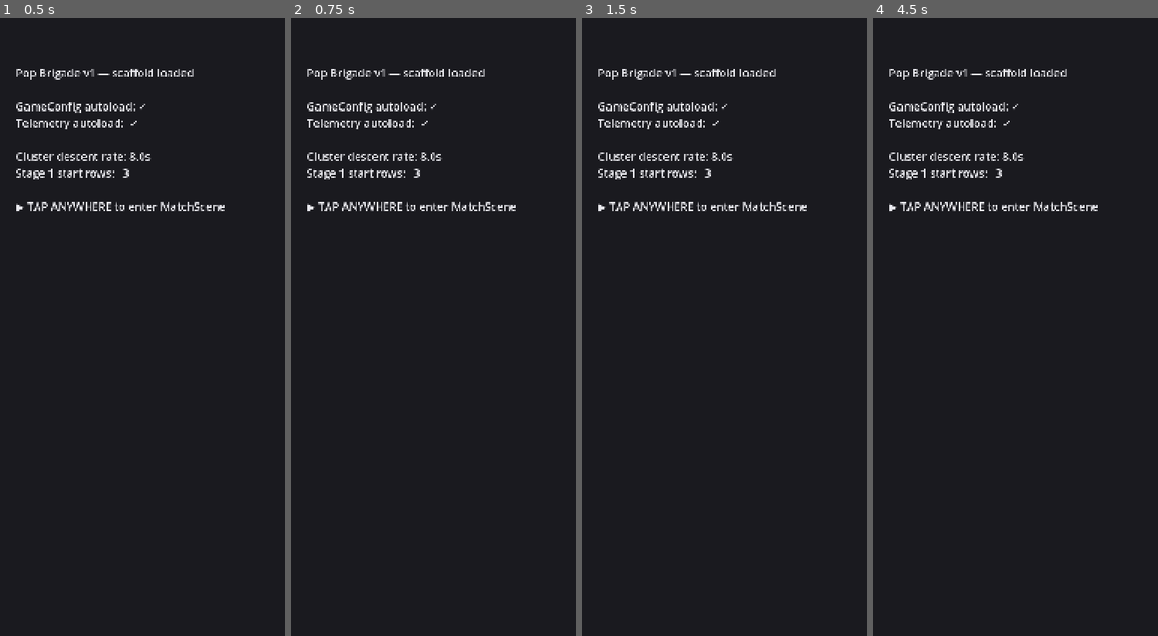
Above: before the commit, frames 1-4 (left to right).
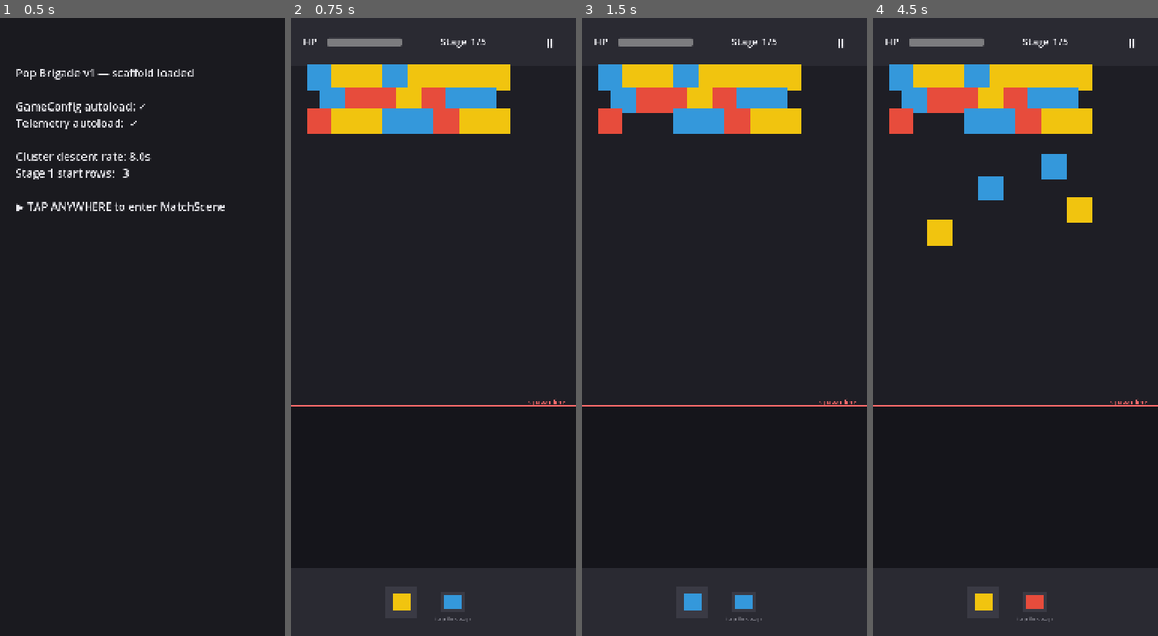
Above: after the commit, the same moments.

Repository: shikhasingh-lg/Pop-Brigade-Prototype
Game: Godot game, scene res://scenes/Main.tscn
Same seed, same stepped clock (60 frames per second), same inputs: the game is played once before the commit and once after it.
Inputs (mouse positions are in pixels of both pictures, inside the frame that each line leads up to):
- Up to frame 1 (0.5 s): no input
- Up to frame 2 (0.75 s): tap Enter at 0.5 s; move the mouse to (496, 296) at 0.52 s; click (496, 296) at 0.67 s
- Up to frame 3 (1.5 s): tap Enter at 1.25 s; drag from (667, 357) to (710, 450) at 1.27 s
- Up to frame 4 (4.5 s): tap Enter every 0.75 s from 2 to 4.25 s; move the mouse to (1044, 191) at 2.02 s; click (1044, 191) at 2.17 s; drag from (1001, 450) to (930, 234) at 2.77 s; move the mouse to (1101, 419) at 3.52 s; click (1101, 419) at 3.67 s; drag from (930, 234) to (972, 172) at 4.27 s

Frame 1 is identical in both runs. In frame 2, 11% of the frame differs, in the area x 0-100%, y 3-98%; in frame 3, 10%; in frame 4, 11%.

Commit message:
W1 polish: input filtering, queue visuals, palette refresh, stage-over latch
- Main: mouse_filter on ColorRect/Label so input reaches scripts; _input over _unhandled_input
- Cannon: handle InputEventMouseButton only (emulate_touch_from_mouse was double-firing)
- Cannon: refresh CurrentBubble/OnDeckBubble ColorRects on queue advance + swap
- Cannon: swap-tap region (on-deck slot) wired
- Cannon: drop cannon-fired color bombs (spec §3.7 says cluster-only on stage 4+)
- Cannon: re-validate current/on-deck against active cluster palette after each shot
- Cluster: get_active_colors() helper for palette filtering
- Cluster: _stage_over latch prevents repeated cluster_reached_lane signals

Diff:
--- a/scenes/Main.tscn
+++ b/scenes/Main.tscn
@@ -10,6 +10,7 @@
 offset_top = 120.0
 offset_right = 680.0
 offset_bottom = 600.0
+mouse_filter = 2
 theme_override_colors/font_color = Color(0.91, 0.91, 0.93, 1)
 theme_override_font_sizes/font_size = 28
 text = "Pop Brigade v1 — loading…"
@@ -17,6 +18,7 @@
 
 [node name="ColorRect" type="ColorRect" parent="."]
 show_behind_parent = true
+mouse_filter = 2
 offset_right = 720.0
 offset_bottom = 1560.0
 color = Color(0.102, 0.102, 0.122, 1)
--- a/scripts/Cannon.gd
+++ b/scripts/Cannon.gd
@@ -27,6 +27,10 @@
 @export var debug_mode: bool = true
 @export var cluster_path: NodePath  # set in MatchScene.tscn; W1 only
 
+# Queue HUD ColorRects (set up in MatchScene.tscn — current is child of Cannon, on-deck is sibling).
+@onready var _current_sprite: ColorRect = get_node_or_null("CurrentBubble")
+@onready var _on_deck_sprite: ColorRect = get_node_or_null("../OnDeckBubble")
+
 func _ready() -> void:
 	fire_rate_cap_sec = GameConfig.fire_rate_cap_sec
 	ricochet_count    = GameConfig.aim_ricochet_count
@@ -35,10 +39,22 @@
 	color_palette = GameConfig.all_bubble_colors()
 	current_color = color_palette[randi() % color_palette.size()]
 	on_deck_color = color_palette[randi() % color_palette.size()]
+	_refresh_queue_visuals()
 	if not debug_mode:
 		return
 	# Defer cluster resolution so MatchScene's @onready vars finish first.
 	call_deferred("_resolve_cluster")
+
+func _refresh_queue_visuals() -> void:
+	if _current_sprite != null:
+		_current_sprite.color = _color_for_enum(current_color)
+	if _on_deck_sprite != null:
+		_on_deck_sprite.color = _color_for_enum(on_deck_color)
+
+func _color_for_enum(c: int) -> Color:
+	if GameConfig.COLOR_HEX.has(c):
+		return Color.html(GameConfig.COLOR_HEX[c])
+	return Color.WHITE
 
 var _cluster_ref: Cluster = null
 
@@ -71,31 +87,32 @@
 	# TODO W2: enforce fire_rate_cap_sec.
 
 func _debug_input(event: InputEvent) -> void:
-	# W1 tap-to-place: any tap (mouse-down or touch-down) places a bubble of `current_color`
-	# at the nearest empty hex cell to the tap position.
-	var is_tap: bool = false
-	if event is InputEventMouseButton:
-		is_tap = event.pressed and event.button_index == MOUSE_BUTTON_LEFT
-	elif event is InputEventScreenTouch:
-		is_tap = event.pressed
-	if not is_tap: return
+	# W1 tap-to-place: tap places a bubble of `current_color` at the nearest empty hex.
+	# Handle only InputEventMouseButton; project has emulate_touch_from_mouse=true so a
+	# single click otherwise fires twice (MouseButton + ScreenTouch).
+	if not (event is InputEventMouseButton): return
+	if not event.pressed: return
+	if event.button_index != MOUSE_BUTTON_LEFT: return
 	if _cluster_ref == null:
 		_resolve_cluster()
 		if _cluster_ref == null:
 			push_warning("Cannon[debug]: no Cluster found in scene; tap ignored")
 			return
 	var world_pos: Vector2 = event.position
-	# Ignore taps in the bottom HUD (cannon area) to allow swap-tap later.
-	if world_pos.y > 1390: return
+	# Bottom HUD: swap if tap is on the on-deck slot (MatchScene.tscn: x 380..440, y 1450..1500).
+	if world_pos.y > 1390:
+		if world_pos.x >= 370 and world_pos.x <= 450 \
+				and world_pos.y >= 1440 and world_pos.y <= 1510:
+			swap_queue()
+		return
 	# Use the bubble_scene exported on Cluster (already wired in MatchScene.tscn).
+	# Per spec §3.7, color bombs only spawn IN the cluster at stage >=4, never from the cannon.
 	var b: Bubble = _cluster_ref.bubble_scene.instantiate()
 	b.color = current_color
-	b.is_special_color_bomb = _is_color_bomb()
-	# Cluster handles parenting + placement; pass world position.
+	b.is_special_color_bomb = false
 	_cluster_ref.attach_bubble(b, world_pos)
 	Telemetry.log_bubble_fired(1, current_color, false, 0.0, 0)
 	_advance_queue()
-	_shot_count_since_last_bomb += 1
 
 # ============================================================
 # §3.3 — Fire
@@ -120,17 +137,32 @@
 func _advance_queue() -> void:
 	current_color = on_deck_color
 	on_deck_color = _draw_from_palette()
+	# §3.3: if the just-promoted current was the last of its color (popped by this shot),
+	# re-roll it against the now-current palette.
+	if _cluster_ref != null:
+		var active: Array = _cluster_ref.get_active_colors()
+		if not active.is_empty():
+			if not (current_color in active):
+				current_color = active[randi() % active.size()]
+			if not (on_deck_color in active):
+				on_deck_color = active[randi() % active.size()]
+	_refresh_queue_visuals()
 
 func swap_queue() -> void:
 	var tmp := current_color
 	current_color = on_deck_color
 	on_deck_color = tmp
+	_refresh_queue_visuals()
 
 func _draw_from_palette() -> int:
-	# §3.3 — only colors still in cluster are drawn. With color_bias (boon), bias toward color_bias by +30%.
+	# §3.3 — only colors still in cluster are drawn.
+	if _cluster_ref != null:
+		var active: Array = _cluster_ref.get_active_colors()
+		if not active.is_empty():
+			color_palette = active
 	if color_palette.is_empty():
-		return GameConfig.BubbleColor.RED  # fallback
-	# TODO: apply +30% weight toward color_bias if set, then weighted random pick.
+		return GameConfig.BubbleColor.RED
+	# TODO W2: apply +30% weight toward color_bias if set, then weighted random pick.
 	return color_palette[randi() % color_palette.size()]
 
 func _is_color_bomb() -> bool:
--- a/scripts/Cluster.gd
+++ b/scripts/Cluster.gd
@@ -24,6 +24,7 @@
 var _last_descend_ms: int = 0
 var _initial_y: float = 0.0
 var _is_descending: bool = false
+var _stage_over: bool = false
 
 @export var bubble_scene: PackedScene
 @export var spawn_line_y: float = 0.0   # set by MatchScene, in Cluster-local space
@@ -57,6 +58,7 @@
 	position.y = _initial_y
 	_descent_timer = 0.0
 	_consecutive_misses = 0
+	_stage_over = false
 	_last_descend_ms = Time.get_ticks_msec()
 
 func _clear_visual_grid() -> void:
@@ -117,6 +119,7 @@
 # §3.2 — Descent (visual + spawn-line crossing)
 # ============================================================
 func _process(delta: float) -> void:
+	if _stage_over: return
 	if _is_descending: return
 	_descent_timer += delta
 	if _descent_timer >= GameConfig.cluster_descent_rate_sec:
@@ -153,6 +156,7 @@
 			else:
 				any_remaining = true
 	if not any_remaining and grid.size() > 0:
+		_stage_over = true
 		emit_signal("cluster_reached_lane")
 
 func pause_descent(seconds: float) -> void:
@@ -333,6 +337,16 @@
 			if cell != null: n += 1
 	return n
 
+# §3.3: colors still present in cluster (used by Cannon to filter the queue palette).
+func get_active_colors() -> Array:
+	var seen: Dictionary = {}
+	for row in grid:
+		for cell in row:
+			if cell == null: continue
+			if cell.is_special_color_bomb: continue
+			seen[cell.color] = true
+	return seen.keys()
+
 # ============================================================
 # Open question OQ8 (§7.1): should falling bubbles convert to enemies?
 # v1 = NO. Re-test in v2 if Q2 passes "too easy".
--- a/scripts/Main.gd
+++ b/scripts/Main.gd
@@ -20,9 +20,9 @@
 		+ "▶ TAP ANYWHERE to enter MatchScene"
 	Telemetry.start_session("dev")
 
-func _unhandled_input(event: InputEvent) -> void:
-	if (event is InputEventMouseButton and event.pressed) \
-			or (event is InputEventScreenTouch and event.pressed):
+func _input(event: InputEvent) -> void:
+	# Only MouseButton; emulate_touch_from_mouse doubles events otherwise.
+	if event is InputEventMouseButton and event.pressed:
 		get_tree().change_scene_to_file("res://scenes/MatchScene.tscn")
 	# TODO §UI 2: full screen switching:
 	#   Boot → MetaHub → Loadout → Match → (Clear|Fail) → RunEnd → MetaHub
